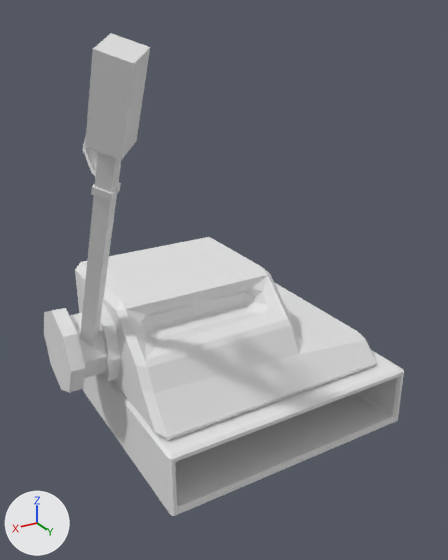
The FBX model Assets/graphics/NewModels/kassa.fbx: old version first, new version second.
Rendered twice from a camera (50 mm lens) standing at (-0.445, -4.054, 2.336) and looking at (-1.207, -5.323, 1.702). Lighting does not change. The marker at lower left points along +X, +Y and +Z. The older version comes first. Where no turn or scale is listed for an object, it has been applied to the vertices.

Script lines for the objects in view, before the commit:
```python
me_cube_010 = bpy.data.meshes.new('Cube.010')
me_cube_010.from_pydata(...)  # 76 vertices, 72 faces; spans x -0.05..0.05, y -0.008..0.396, z 0.019..0.76
me_cube_041 = bpy.data.meshes.new('Cube.041')
me_cube_041.from_pydata(...)  # 57 vertices, 52 faces; spans x -0.12..0.12, y -0.113..0.113, z -0.113..0.113
me_cube_054 = bpy.data.meshes.new('Cube.054')
me_cube_054.from_pydata(...)  # 48 vertices, 54 faces; spans x -0.502..0.228, y -0.256..0.371, z -0.126..0.049
ob_cube_012 = bpy.data.objects.new('Cube.012', me_cube_054)
ob_cube_012.location = (-1.142, -5.442, 1.38)
ob_cube_014 = bpy.data.objects.new('Cube.014', me_cube_041)
ob_cube_014.location = (-0.907, -5.442, 1.555)
ob_lever_002 = bpy.data.objects.new('lever.002', me_cube_010)
ob_lever_002.location = (-0.857, -5.412, 1.546)
# also in view: 'Cube.010' at (-1.259, -5.395, 1.563)
```
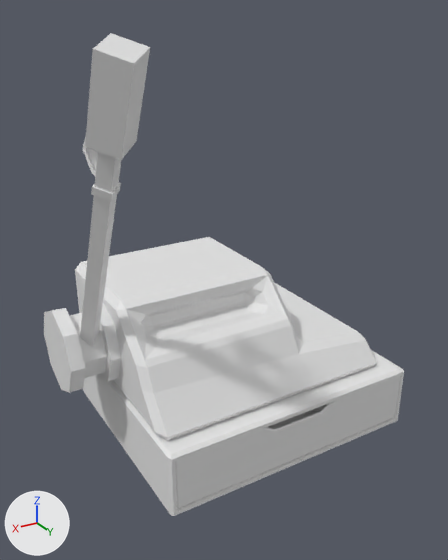
Commit message: updated kassa

Location of each change, (x1, y1, x2, y2) in pixels of the pictures (448 x 560 px):
'Cube.013', added
    after: (175, 375, 401, 508)

The change, as a list of edits to the scene's bpy script:
```text
Add me_cube_006:
    me_cube_006.from_pydata(...)  # 327 vertices, 355 faces; spans x -0.272..0.432, y -0.322..0.27, z -0.062..0.084
Add ob_cube_013:
    ob_cube_013 = bpy.data.objects.new('Cube.013', me_cube_006)
    ob_cube_013.location = (-1.359, -5.341, 1.334)
```
